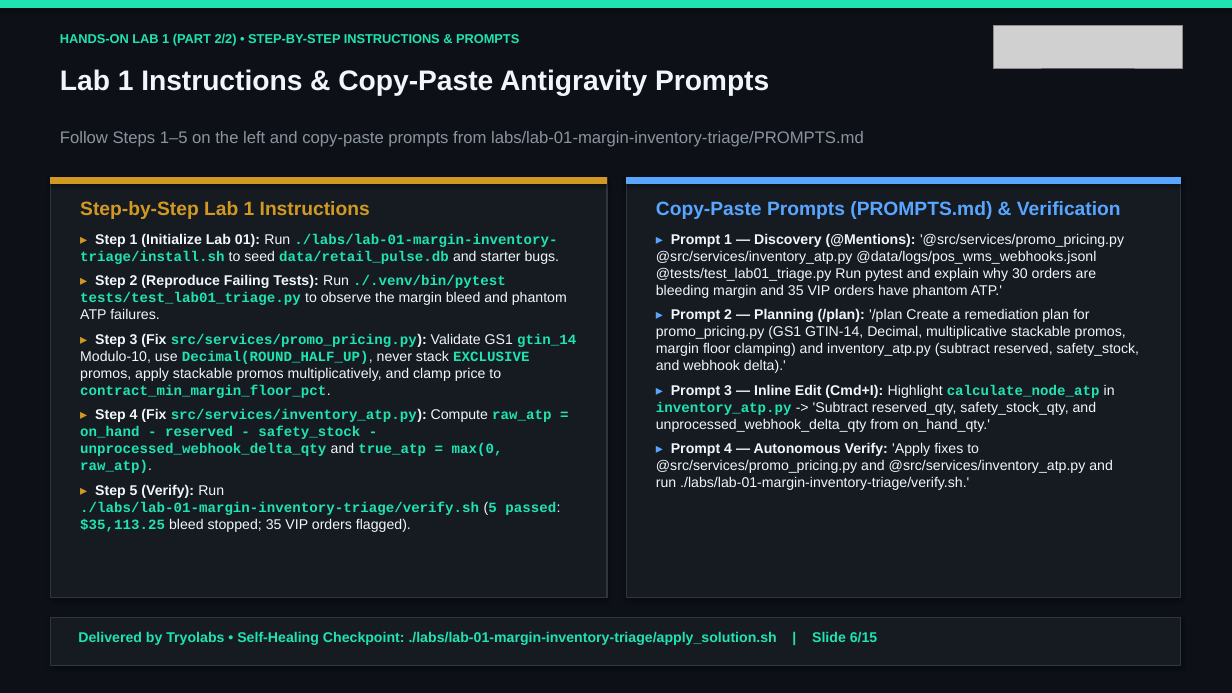
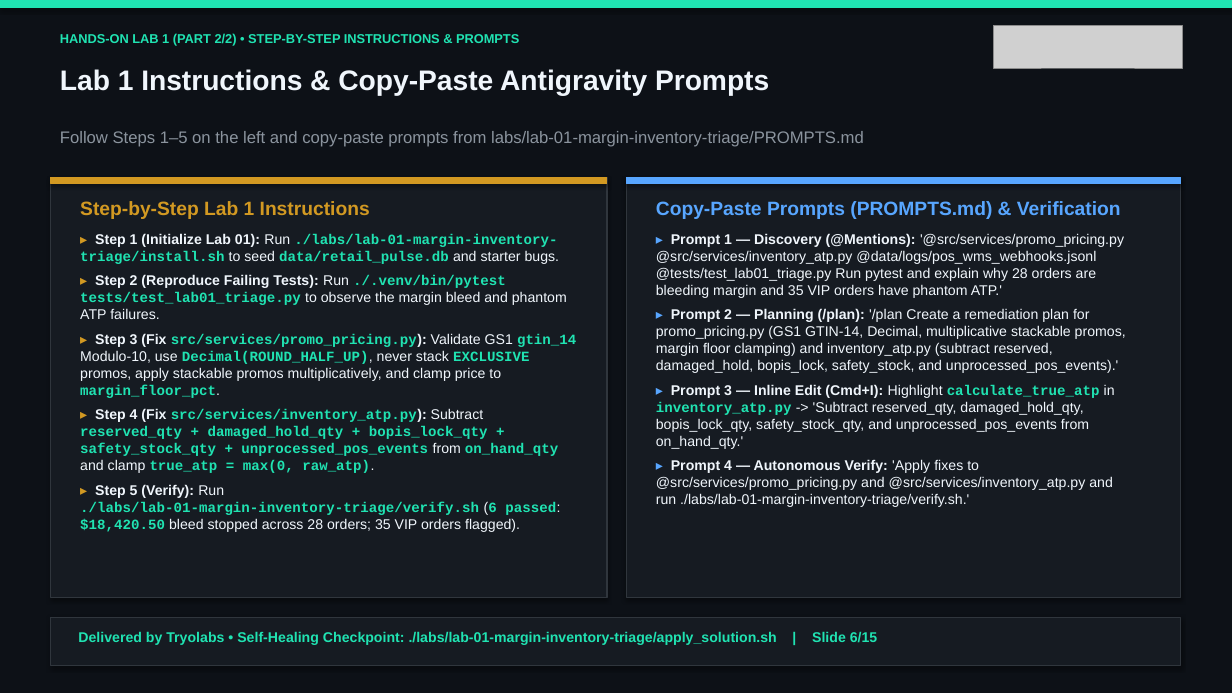
Before and after one commit to tryolabs/antigravity-workshop-retail, a slide deck: slide 6 of slides/antigravity_retail_workshop_en.pptx. Drawn at 1232x693 pixels with LibreOffice and Linux fonts; fonts in the diff are those of the drawing; grey boxes stand for pictures. Boxes give left, top, right and bottom in pixels: in the first picture for what was removed or moved away, otherwise in the second. Text is boxed around its words. In the diff, an @@ line names an element or a change of style, - is before the commit and + after.

```diff
--- a/slides/antigravity_retail_workshop_en.pptx
+++ b/slides/antigravity_retail_workshop_en.pptx
@@ text at [656,233,1126,449]: text changed @@
-▸ Prompt 1 — Discovery (@Mentions): '@src/services/promo_pricing.py @src/services/inventory_atp.py @data/logs/pos_wms_webhooks.jsonl @tests/test_lab01_triage.py Run pytest and explain why 30 orders are bleeding margin and 35 VIP orders have phantom ATP.'
-▸ Prompt 2 — Planning (/plan): '/plan Create a remediation plan for promo_pricing.py (GS1 GTIN-14, Decimal, multiplicative stackable promos, margin floor clamping) and inventory_atp.py (subtract reserved, safety_stock, and webhook delta).'
-▸ Prompt 3 — Inline Edit (Cmd+I): Highlight calculate_node_atp in inventory_atp.py -> 'Subtract reserved_qty, safety_stock_qty, and unprocessed_webhook_delta_qty from on_hand_qty.'
+▸ Prompt 1 — Discovery (@Mentions): '@src/services/promo_pricing.py @src/services/inventory_atp.py @data/logs/pos_wms_webhooks.jsonl @tests/test_lab01_triage.py Run pytest and explain why 28 orders are bleeding margin and 35 VIP orders have phantom ATP.'
+▸ Prompt 2 — Planning (/plan): '/plan Create a remediation plan for promo_pricing.py (GS1 GTIN-14, Decimal, multiplicative stackable promos, margin floor clamping) and inventory_atp.py (subtract reserved, damaged_hold, bopis_lock, safety_stock, and unprocessed_pos_events).'
+▸ Prompt 3 — Inline Edit (Cmd+I): Highlight calculate_true_atp in inventory_atp.py -> 'Subtract reserved_qty, damaged_hold_qty, bopis_lock_qty, safety_stock_qty, and unprocessed_pos_events from on_hand_qty.'
@@ text at [80,333,576,532]: text changed @@
-▸ Step 3 (Fix src/services/promo_pricing.py): Validate GS1 gtin_14 Modulo-10, use Decimal(ROUND_HALF_UP), never stack EXCLUSIVE promos, apply stackable promos multiplicatively, and clamp price to contract_min_margin_floor_pct.
-▸ Step 4 (Fix src/services/inventory_atp.py): Compute raw_atp = on_hand - reserved - safety_stock - unprocessed_webhook_delta_qty and true_atp = max(0, raw_atp).
-▸ Step 5 (Verify): Run ./labs/lab-01-margin-inventory-triage/verify.sh (5 passed: $35,113.25 bleed stopped; 35 VIP orders flagged).
+▸ Step 3 (Fix src/services/promo_pricing.py): Validate GS1 gtin_14 Modulo-10, use Decimal(ROUND_HALF_UP), never stack EXCLUSIVE promos, apply stackable promos multiplicatively, and clamp price to margin_floor_pct.
+▸ Step 4 (Fix src/services/inventory_atp.py): Subtract reserved_qty + damaged_hold_qty + bopis_lock_qty + safety_stock_qty + unprocessed_pos_events from on_hand_qty and clamp true_atp = max(0, raw_atp).
+▸ Step 5 (Verify): Run ./labs/lab-01-margin-inventory-triage/verify.sh (6 passed: $18,420.50 bleed stopped across 28 orders; 35 VIP orders flagged).
```
Also in this commit, not shown: 8 other slides changed, 44 other files.
